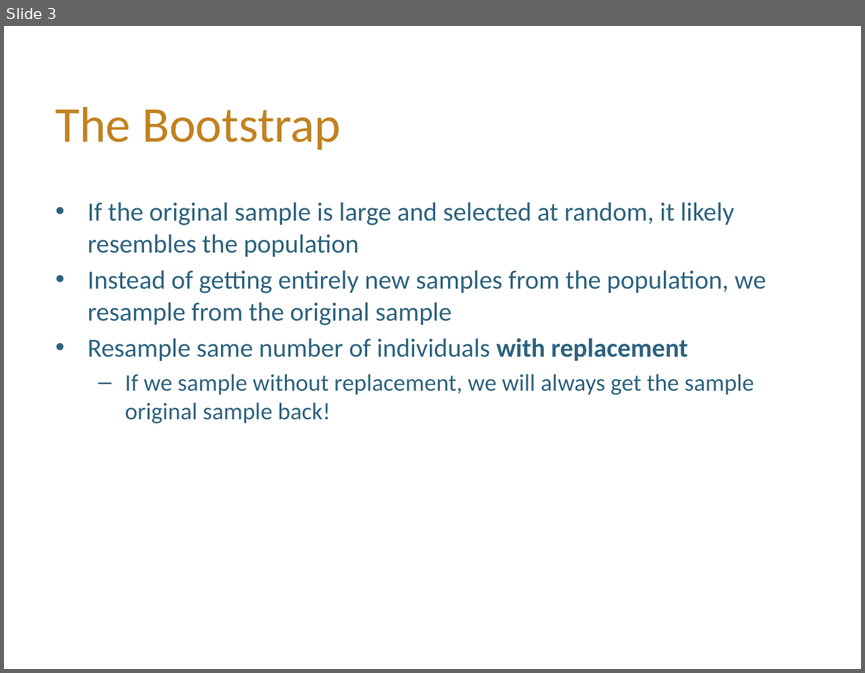
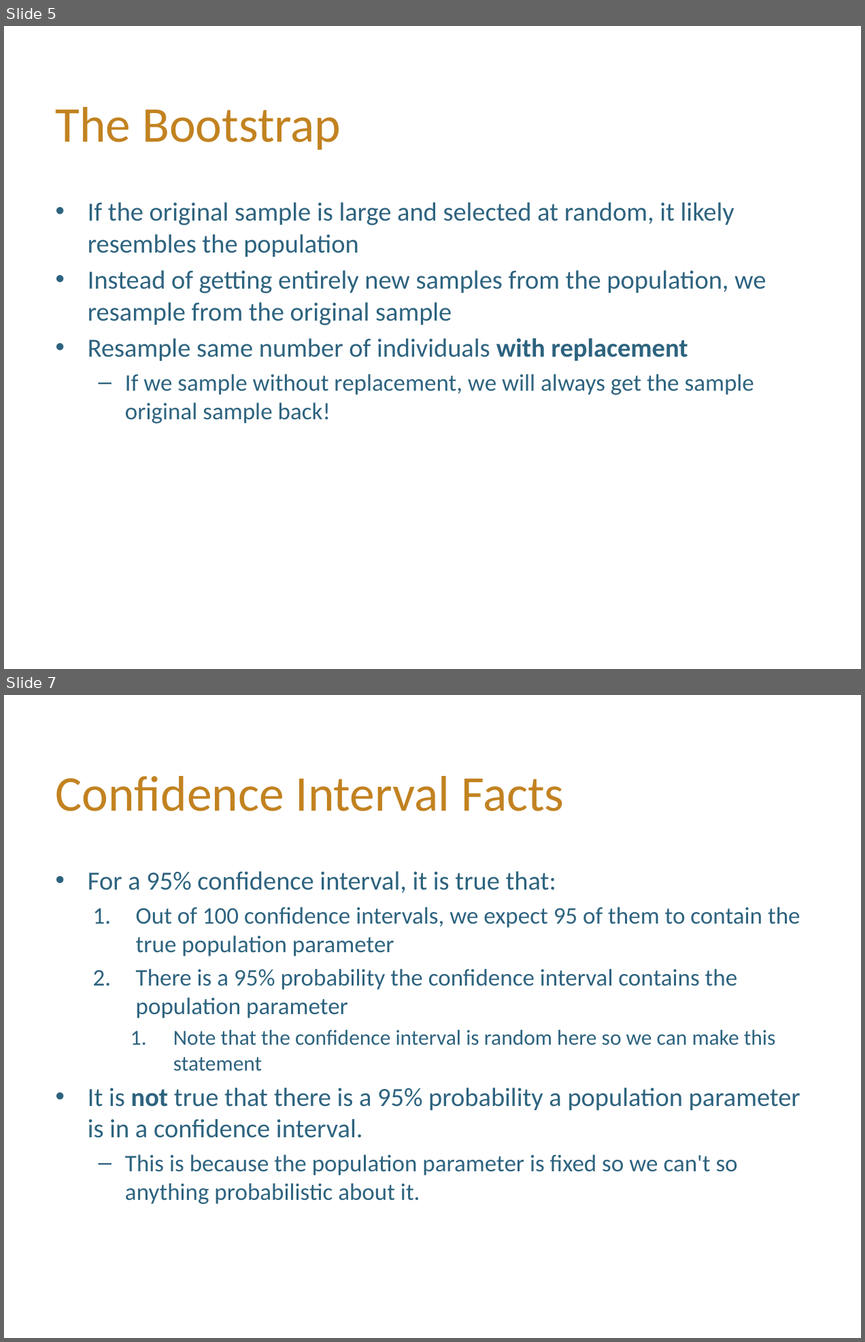
Before and after one commit to hLuo27/teaching, a slide deck: data8/slides/lab8.pptx. Shown one above the other, each under a label of ours: slide 3 before the commit, slides 5 and 7 after it; the slides between them are not shown. The pictures are 865x673 and 865x1342 pixels, drawn with LibreOffice and Linux fonts; fonts in the diff are those of the drawing; background and template pictures are left out. Boxes give left, top, right and bottom in pixels: in the first picture for what was removed or moved away, otherwise in the second. Text is boxed around its words. In the diff, an @@ line names an element or a change of style, - is before the commit and + after.

```diff
--- a/data8/slides/lab8.pptx
+++ b/data8/slides/lab8.pptx
@@ slide 7 added at box(4, 695, 861, 1338), background #FFFFFF @@
@@ title added at box(56, 776, 564, 811), 42 pt, text #C28220 @@
+Confidence Interval Facts
@@ text added at box(88, 871, 800, 1204), 20 pt, text #2D637F @@
+• For a 95% confidence interval, it is true that:
+  1. Out of 100 confidence intervals, we expect 95 of them to contain the true population parameter
+  2. There is a 95% probability the confidence interval contains the population parameter
+    1. Note that the confidence interval is random here so we can make this statement
+• It is not true that there is a 95% probability a population parameter is in a confidence interval.
+  – This is because the population parameter is fixed so we can't so anything probabilistic about it.
@@ what was slide 3 is now slide 5 @@
```
Also in this commit, not shown: 1 slide changed, 7 other slides added, 3 slides removed, 2 other files.
